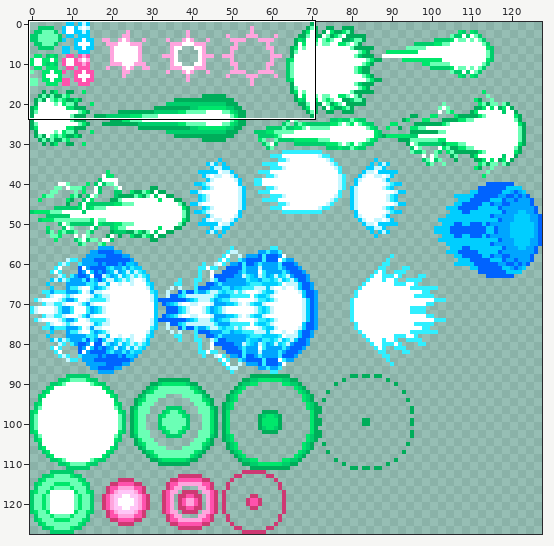
File history of a sprite sheet, assets/particles.png. The first picture is a wide view before the edit; the outline marks the close-up.
Close-up. Earlier state:
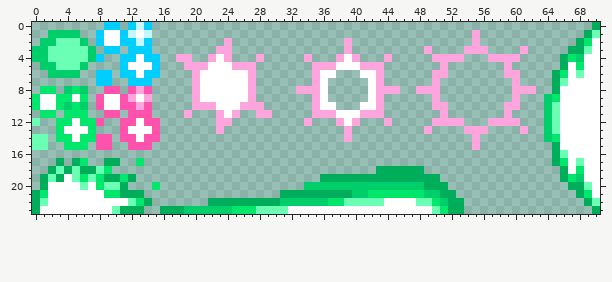
The file is 128x128 pixels. Shown: x 0..70, y 0..23.
And afterwards:
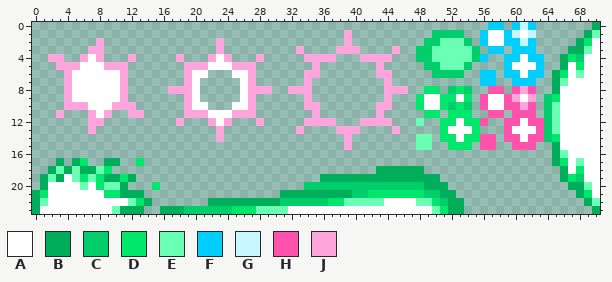
Palette (. is transparent): A #ffffff  B #00ad5a  C #00ce6b  D #00e76b  E #6bffb5  F #00ceff  G #c6f7ff  H #ff52ad  J #ffa5de
Changes in this commit:
y 0: x 9..10 FF -> ..; x 12..14 FGF -> ...; x 57..58 .. -> FF; x 60..62 ... -> FGF
y 1: x 2..5 CCCC -> ....; x 8..14 FAAFGAG -> .......; x 39 . -> J; x 50..53 .... -> CCCC; x 55..62 J....... -> .FAAFGAG
y 2: x 1..6 CCEEEC -> ......; x 8..14 FAAFFGF -> J......; x 23..24 .J -> J.; x 49..62 ......J....... -> CCEEEC.FAAFFGF
y 3: x 0..10 CCEEEEEC.FF -> .......JJ..; x 12..14 FFF -> ...; x 24 J -> .; x 33 . -> J; x 38 . -> J; x 40 . -> J; x 45 . -> J; x 48..58 .J....JJJ.. -> CCEEEEEC.FF; x 60..62 .J. -> FFF
y 4: x 0..8 CCEEEEECF -> ..JJ..JAJ; x 11..15 FFAFF -> .J...; x 19 J -> .; x 35..43 ...JAJ... -> JJJ...JJJ; x 48..63 ..JJJJ...JJJJ... -> CCEEEEECF..FFAFF
y 5: x 1..15 CCEEEC....FAAAF -> ..JJJAAAJJJ....; x 36..42 JJAAAJJ -> .......; x 49..54 ..J... -> CCEEEC; x 59..63 J.... -> FAAAF
y 6: x 2..15 CCCC..FF.FFAFF -> ..JAAAAAAJ....; x 19..20 .J -> JA; x 22..24 AAA -> ...; x 34 . -> J; x 36..37 AA -> ..; x 41..42 AA -> ..; x 44 . -> J; x 50..53 JJ.. -> CCCC; x 56..57 .. -> FF; x 59..63 JJ... -> FFAFF
y 7: x 4..14 ....FF..FFF -> JAAAAAAJ...; x 19..25 .JAAAAA -> JA.....; x 34..36 .JA -> J..; x 42..44 AJ. -> ..J; x 50 J -> .; x 56..57 .. -> FF; x 60..62 J.. -> FFF
y 8: x 1..2 DD -> ..; x 4..14 CDC..HH.HJH -> JAAAAAAJ...; x 17..25 ...JAAAAA -> JJJA.....; x 28..29 .. -> JJ; x 32 . -> J; x 35..36 JA -> ..; x 42..43 AJ -> ..; x 46 . -> J; x 48..50 JJJ -> .DD; x 52..54 ... -> CDC; x 57..58 .. -> HH; x 60 J -> H; x 62 J -> H
y 9: x 0..4 DAADD -> ....J; x 6..8 D.H -> AAA; x 11..14 HJAJ -> J...; x 19..25 .JAAAAA -> JA.....; x 34..36 .JA -> J..; x 42..44 AJ. -> ..J; x 48..54 ..J.... -> DAADDAD; x 56..59 .... -> HAAH; x 61..62 .. -> AJ
y 10: x 0..8 DAADCDC.H -> ....JJJAA; x 10..14 AHHJH -> JJJ..; x 19..24 .JJJAA -> JAA...; x 26 J -> A; x 28 J -> .; x 34 . -> J; x 36..37 AA -> ..; x 41..42 AA -> ..; x 44 . -> J; x 48..54 ..JJ... -> DAADCDC; x 56..62 ...JJ.. -> HAAHHJH
y 11: x 1..10 DD.DDD..HH -> ..J...JAJ.; x 12..14 HHH -> JJ.; x 20..23 ...J -> JJAA; x 26..29 ..JJ -> JJ..; x 36..42 JJAAAJJ -> .......; x 49..54 ..J... -> DD.DDD; x 57..62 ..J... -> HH.HHH
y 12: x 0 E -> .; x 3..8 DDADDH -> ....JJ; x 11..15 HHAHH -> .....; x 18 . -> J; x 22..23 .J -> JA; x 28 . -> J; x 35..43 ...JAJ... -> JJJ...JJJ; x 48 . -> E; x 50..63 JJJJ...JJJJ... -> .DDADDH..HHAHH
y 13: x 3..7 DAAAD -> ....J; x 11..15 HAAAH -> .....; x 33 . -> J; x 38 . -> J; x 40 . -> J; x 45 . -> J; x 49 J -> .; x 51..56 ...JJJ -> DAAAD.; x 59..63 ..J.. -> HAAAH
y 14: x 0..1 EE -> ..; x 3..9 DDADDHH -> .......; x 11..15 HHAHH -> .....; x 23 . -> J; x 48..49 .. -> EE; x 51..57 ....J.. -> DDADDHH; x 59..63 ..... -> HHAHH
y 15: x 0..1 EE -> ..; x 4..6 DDD -> ...; x 8..9 HH -> ..; x 12..14 HHH -> ...; x 39 . -> J; x 48..49 .. -> EE; x 52..57 ...J.. -> DDD.HH; x 60..62 ... -> HHH
Where, in picture pixels (left, top, right, bottom), the same in both close-ups:
changed: (32, 22, 544, 150)
